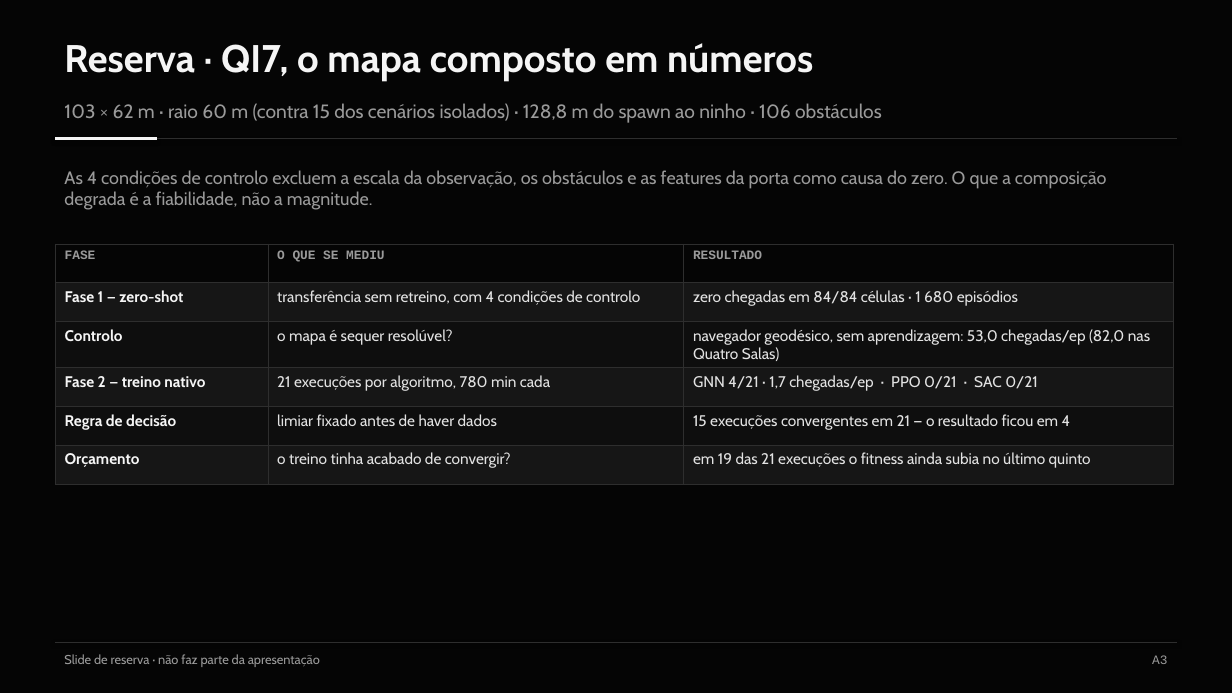
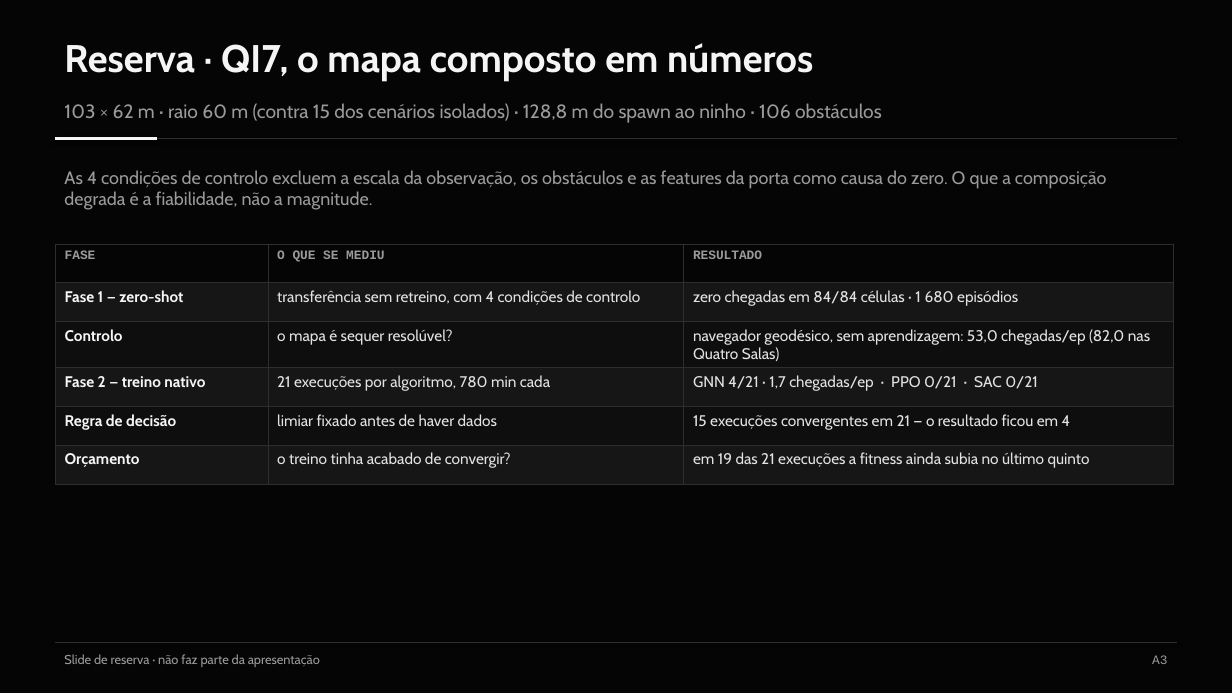
Before and after one commit to Pombo2001/swarm-robotics-tese, a slide deck: slide 23 of Defesa/slides_defesa.pptx. Drawn at 1232x693 pixels with LibreOffice and Linux fonts; fonts in the diff are those of the drawing. Boxes give left, top, right and bottom in pixels: in the first picture for what was removed or moved away, otherwise in the second. Text is boxed around its words. In the diff, an @@ line names an element or a change of style, - is before the commit and + after.

```diff
--- a/Defesa/slides_defesa.pptx
+++ b/Defesa/slides_defesa.pptx
@@ table at [55,244,1174,477] @@
-row 6, column 3: em 19 das 21 execuções o fitness ainda subia no último quinto
+row 6, column 3: em 19 das 21 execuções a fitness ainda subia no último quinto
```
Also in this commit, not shown: 19 other slides changed, 2 other files.
